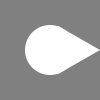
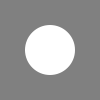
The second (100, 100) image is a revision of the first. Changes to its layers:
hid "Polygon 2 copy" over [58,26,100,74]
